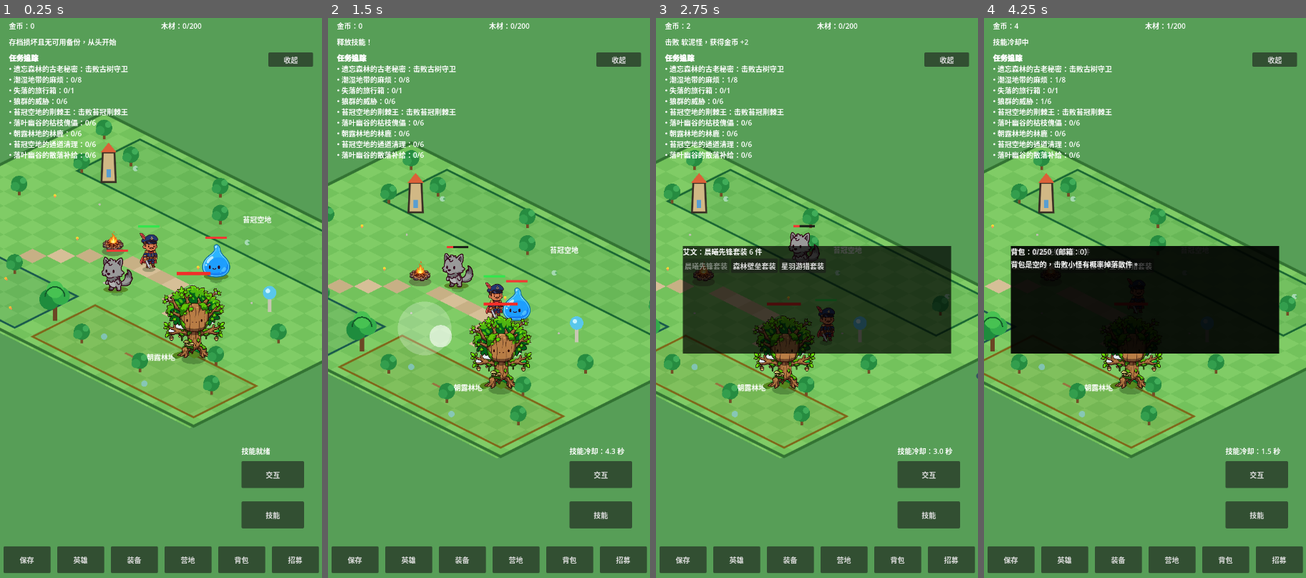
Above: before the commit, frames 1-4 (left to right).
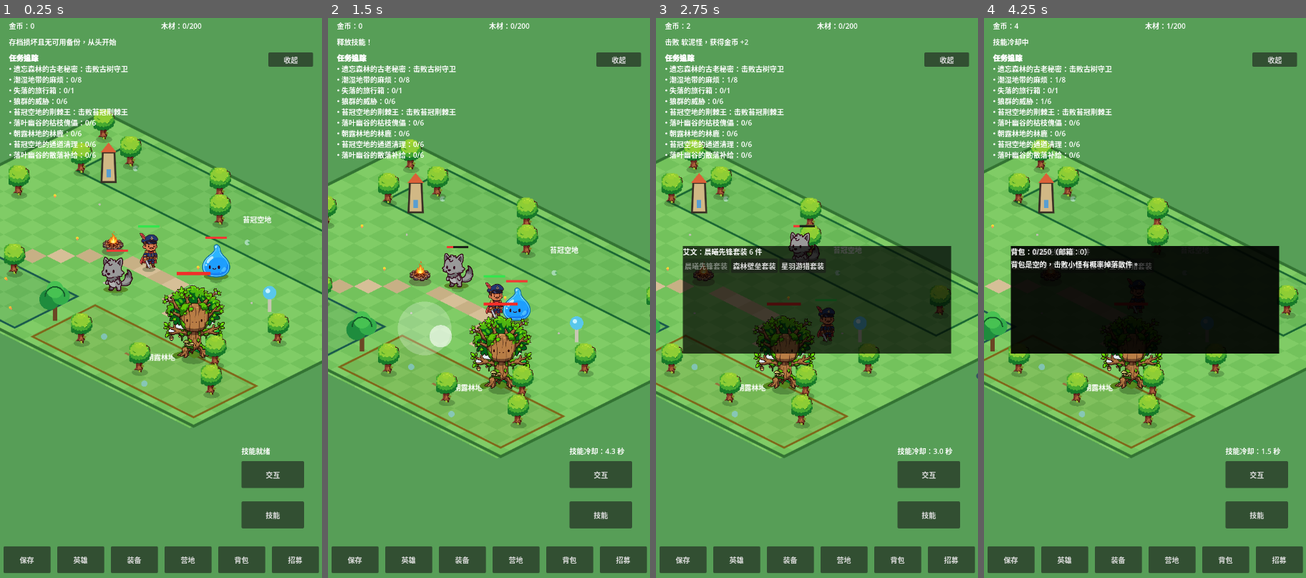
Above: after the commit, the same moments.

Repository: oneyi53/game
Game: Godot game, scene res://scenes/main.tscn
The game is run twice, just before and just after one commit, with the same random seed, the same clock (stepped at 60 frames per second) and the same inputs.
Inputs (mouse positions are in pixels of both pictures, inside the frame that each line leads up to):
- Up to frame 1 (0.25 s): no input
- Up to frame 2 (1.5 s): tap Enter at 0.5 s; move the mouse to (559, 270) at 0.52 s; hold Right (ui_right) 0.53-1.25 s; tap E at 0.6 s; click (559, 270) at 0.67 s; tap Space at 0.77 s; drag from (424, 326) to (598, 410) at 1.27 s
- Up to frame 3 (2.75 s): move the mouse to (849, 174) at 2.02 s; hold Right (ui_right) from 2.03 s (still down); tap Q at 2.1 s
- Up to frame 4 (4.25 s): release Right (ui_right) at 2.75 s; drag from (1128, 415) to (1048, 214) at 2.77 s; move the mouse to (1241, 387) at 3.52 s; hold Left (ui_left) from 3.53 s (still down); tap B at 3.6 s; tap Space at 3.77 s

The runs differ from the first frame. In frame 1, 3.5% of the frame differs, in the area x 1-90%, y 16-68%; in frame 2, 3.1%; in frame 3, 2.7%; in frame 4, 2.9%.

Commit message:
Replace procedural map trees with Muse tree sprite

Diff:
--- a/scripts/core/tree_visual.gd
+++ b/scripts/core/tree_visual.gd
@@ -2,6 +2,7 @@
 extends Node2D
 
 const WorldProjectionScript = preload("res://scripts/core/world_projection.gd")
+const TREE_TEXTURE: Texture2D = preload("res://assets/art-v1/sprites/scene/tree_green.png")
 
 func _ready() -> void:
     z_as_relative = false
@@ -9,9 +10,9 @@
     queue_redraw()
 
 func _draw() -> void:
-    # Anchor the tree at its logical ground point, but keep its body upright.
-    draw_set_transform(WorldProjectionScript.world_to_screen(global_position) - global_position)
-    draw_rect(Rect2(-3.0, -17.0, 6.0, 17.0), Color(0.45, 0.3, 0.15))
-    draw_circle(Vector2(0.0, -26.0), 18.0, Color(0.15, 0.55, 0.25))
-    draw_circle(Vector2(-9.0, -20.0), 10.0, Color(0.2, 0.62, 0.3))
-    draw_circle(Vector2(9.0, -33.0), 7.0, Color(0.25, 0.68, 0.35))
+    var offset: Vector2 = WorldProjectionScript.world_to_screen(global_position) - global_position
+    draw_set_transform(offset, 0.0, Vector2(1.0, 0.42))
+    draw_circle(Vector2.ZERO, 18.0, Color(0.08, 0.22, 0.06, 0.28))
+    draw_set_transform(offset)
+    # Slightly smaller than featured landmarks to keep the walking lanes open.
+    draw_texture_rect(TREE_TEXTURE, Rect2(-45.0, -84.375, 90.0, 90.0), false)
